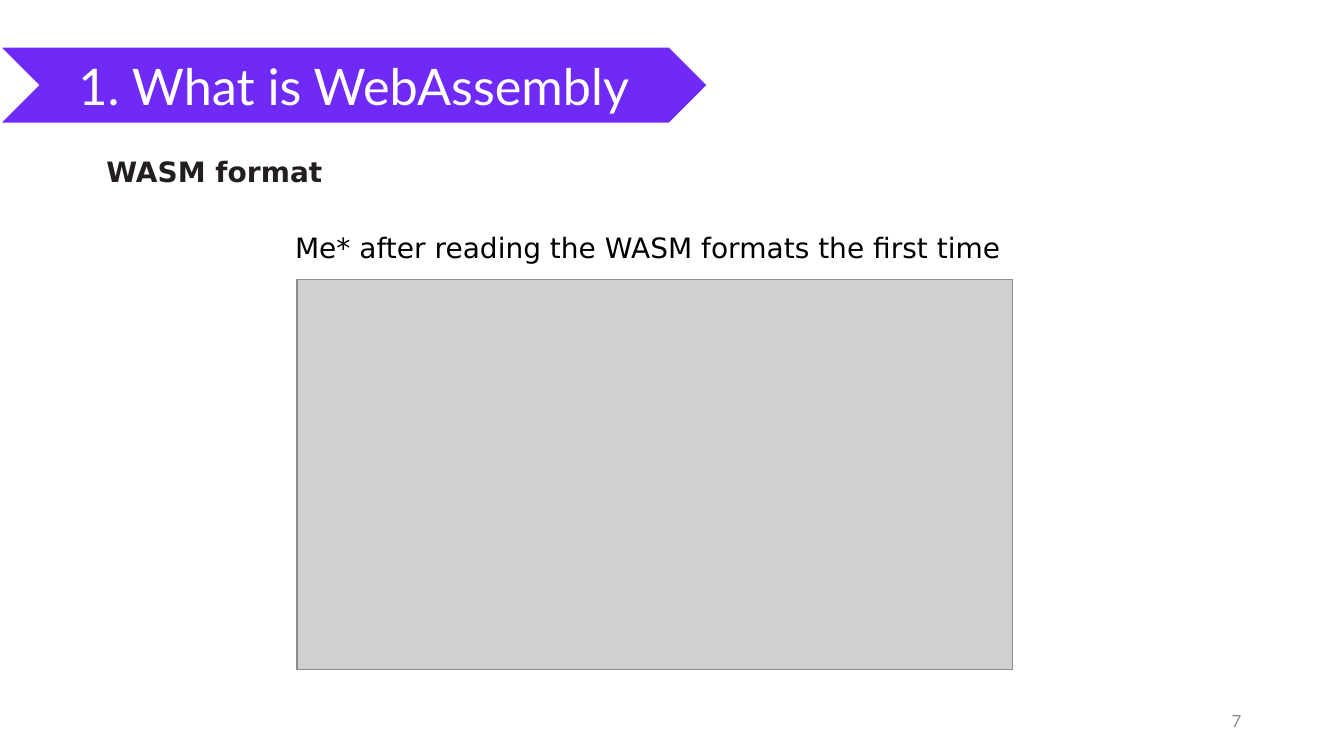
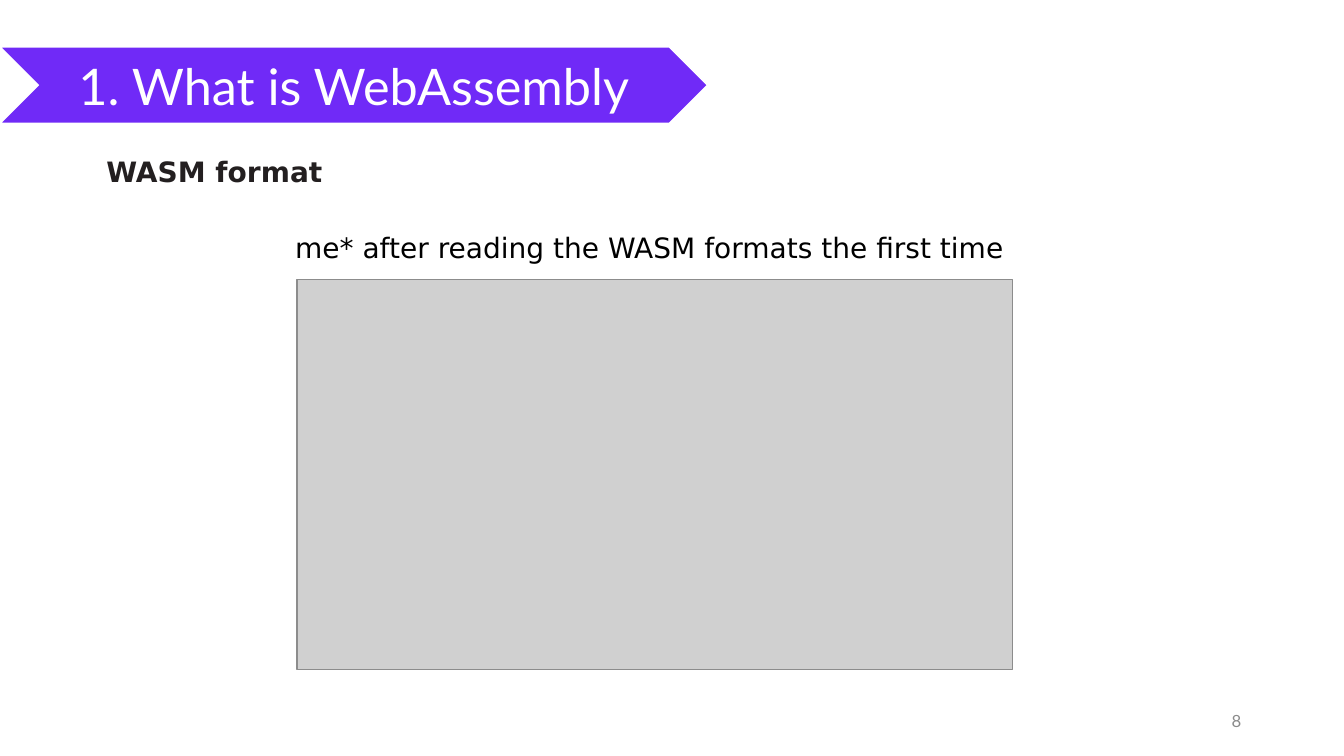
Before and after one commit to nguyenhoanthienit/blazor, a slide deck: slide 8 of Documents/seminar.pptx (slide 7 before the commit). Drawn at 1344x756 pixels with LibreOffice and Linux fonts; fonts in the diff are those of the drawing; grey boxes stand for pictures. Boxes give left, top, right and bottom in pixels: in the first picture for what was removed or moved away, otherwise in the second. Text is boxed around its words. In the diff, an @@ line names an element or a change of style, - is before the commit and + after.

Commit message:
update slide

```diff
--- a/Documents/seminar.pptx
+++ b/Documents/seminar.pptx
@@ text at (x1=295, y1=236, x2=1003, y2=264): text changed @@
-Me* after reading the WASM formats the first time
+me* after reading the WASM formats the first time
@@ page number at (x1=1232, y1=715, x2=1242, y2=727): text changed @@
-7
+8
```
Also in this commit, not shown: 1 other slide changed, 1 slide added, 7 other files.
